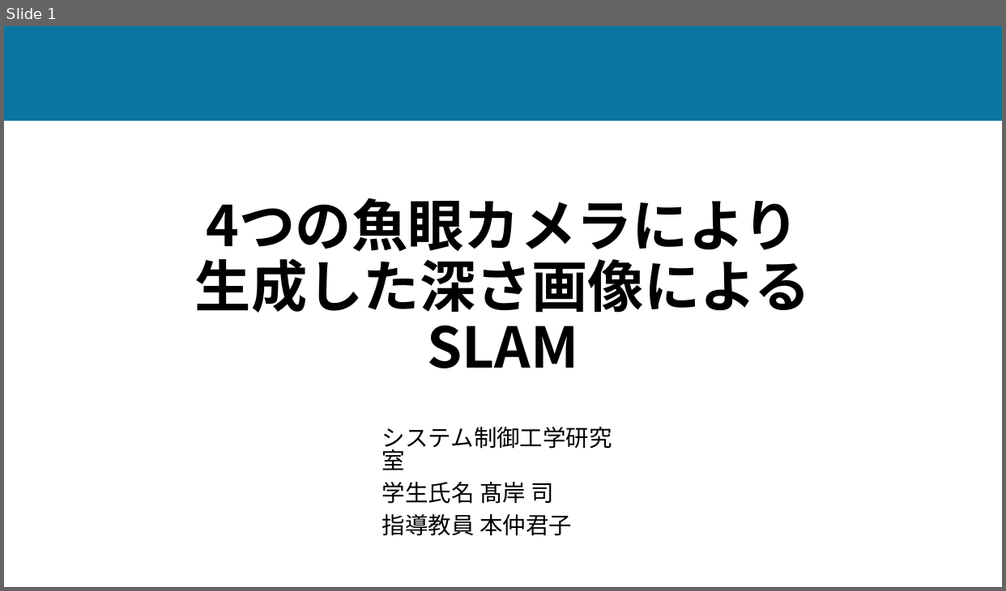
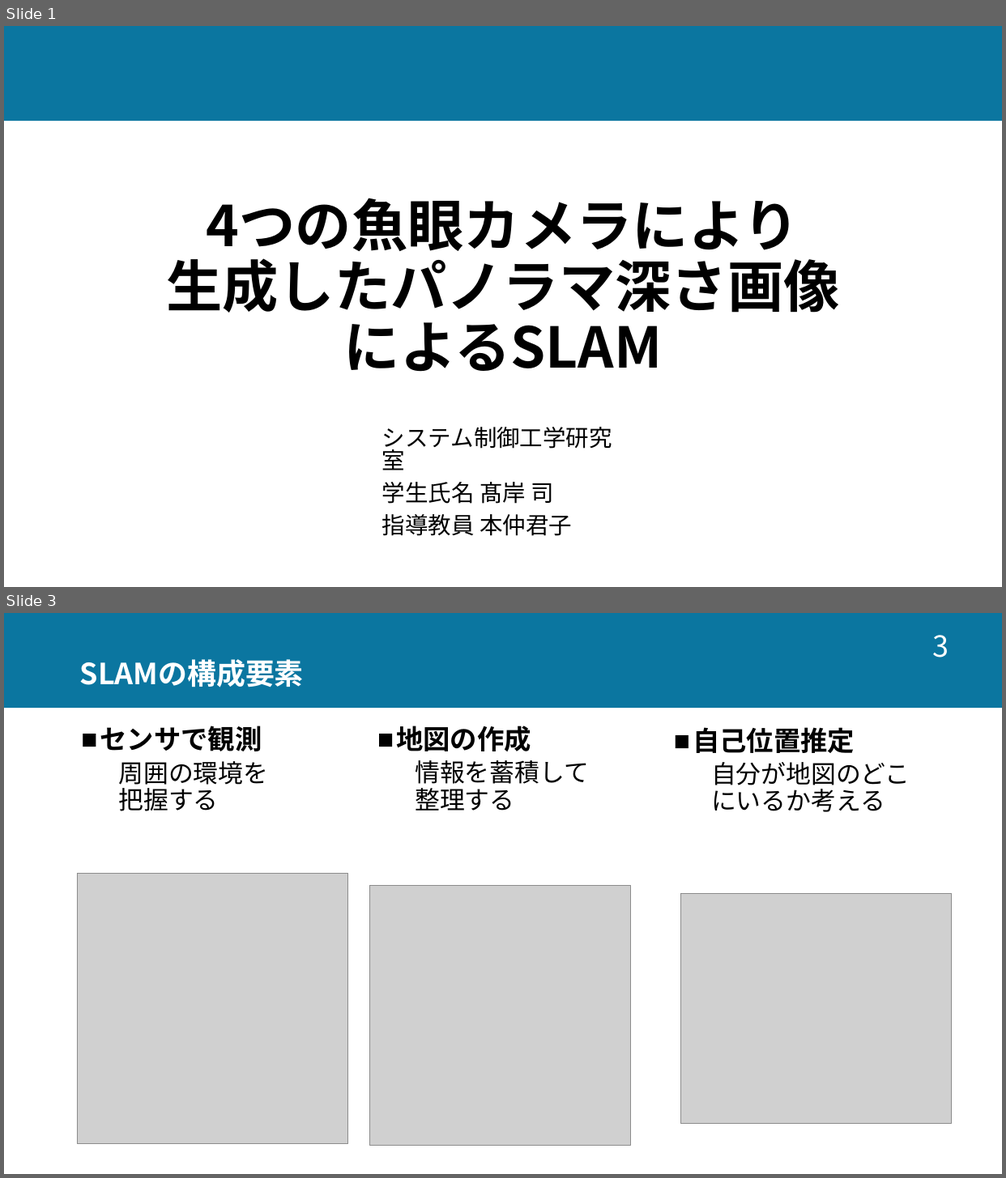
Before and after one commit to tsukasa413/college, a slide deck: Presentation/研究室内発表.pptx. Shown one above the other, each under a label of ours: slide 1 before the commit, slides 1 and 3 after it; the slides between them are not shown. The pictures are 1006x591 and 1006x1178 pixels, drawn with LibreOffice and Linux fonts; fonts in the diff are those of the drawing; grey boxes stand for pictures. Boxes give left, top, right and bottom in pixels: in the first picture for what was removed or moved away, otherwise in the second. Text is boxed around its words. In the diff, an @@ line names an element or a change of style, - is before the commit and + after.

```diff
--- a/Presentation/研究室内発表.pptx
+++ b/Presentation/研究室内発表.pptx
@@ slide 3 added at box(4, 613, 1002, 1174), background #FFFFFF; not listed: 1 template element that a slide beside it also shows @@
@@ page number added at box(932, 635, 948, 658), 28 pt, text #FFFFFF @@
+3
@@ title added at box(80, 659, 304, 688), 28 pt, text #FFFFFF, bold @@
+SLAMの構成要素
@@ text added at box(100, 726, 269, 811), 24 pt, text #000000 @@
+■ センサで観測
+  周囲の環境を
+  把握する
@@ text added at box(396, 726, 589, 811), 24 pt, text #000000 @@
+■ 地図の作成
+  情報を蓄積して
+  整理する
@@ text added at box(692, 727, 910, 812), 24 pt, text #000000 @@
+■ 自己位置推定
+  自分が地図のどこにいるか考える
@@ picture added at box(78, 874, 348, 1144) @@
@@ picture added at box(370, 885, 631, 1146) @@
@@ picture added at box(681, 894, 952, 1123) @@
@@ slide 1 changed as well @@
@@ title at box(166, 198, 840, 372): text changed @@
-4つの魚眼カメラにより
-生成した深さ画像によるSLAM
+4つの魚眼カメラにより
+生成したパノラマ深さ画像
+によるSLAM
```
Also in this commit, not shown: 2 other slides changed, 13 other slides added, 2 slides removed, 5 other files.
